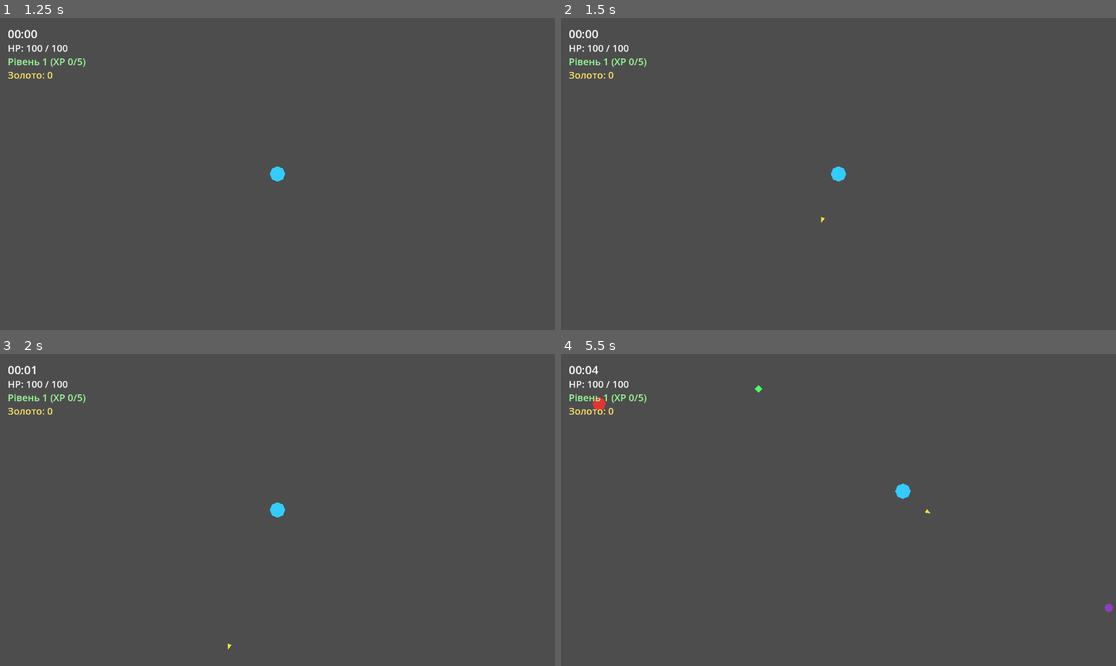
Above: before the commit, frames 1-4 (two rows, left to right).
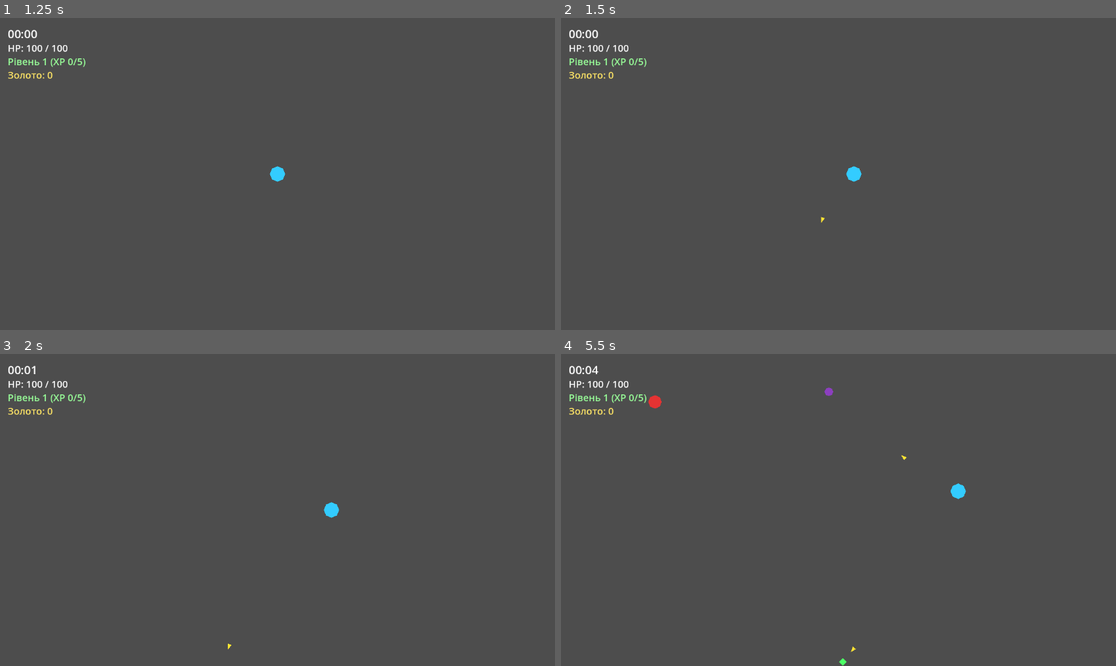
Above: after the commit, the same moments.

Repository: dmytro-matviiv/Run-horde
Game: Godot game, scene res://scenes/main.tscn
Same seed, same stepped clock (60 frames per second), same inputs: the game is played once before the commit and once after it.
Inputs (mouse positions are in pixels of both pictures, inside the frame that each line leads up to):
- Up to frame 1 (1.25 s): click "Грати" at 0.5 s
- Up to frame 2 (1.5 s): tap Enter at 1.25 s; move the mouse to (960, 158) at 1.27 s; hold Right (ui_right) from 1.28 s (still down); click (960, 158) at 1.42 s
- Up to frame 3 (2 s): keep holding Right (ui_right)
- Up to frame 4 (5.5 s): release Right (ui_right) at 2 s; drag from (727, 525) to (838, 510) at 2.02 s; move the mouse to (894, 441) at 2.77 s; hold Right (ui_right) 2.78-3.5 s; drag from (810, 572) to (860, 506) at 3.52 s; move the mouse to (1005, 556) at 4.27 s; hold Left (ui_left) 4.28-5 s; drag from (672, 463) to (877, 488) at 5.02 s

Frame 1 is identical in both runs. In frame 2, 0.2% of the frame differs, in the area x 48-55%, y 47-53%; in frame 3, 0.2%; in frame 4, 0.5%, in the area x 5-100%, y 10-100%.

Commit message:
Додав керування стрілками для зручності тестування на ПК
Input.get_vector на вбудованих ui_left/right/up/down — не потребує
змін в InputMap. Працює паралельно з джойстиком від дотику/миші:
стрілки мають пріоритет, якщо натиснуті, інакше керує джойстик.

Co-Authored-By: Claude Sonnet 5 <noreply@anthropic.com>

Diff:
--- a/scenes/run/hero.gd
+++ b/scenes/run/hero.gd
@@ -163,13 +163,23 @@
 			_move_direction = Vector2.ZERO
 
 func _physics_process(delta: float) -> void:
-	velocity = _move_direction * Balance.HERO_MOVE_SPEED * _move_speed_multiplier
+	velocity = _get_move_direction() * Balance.HERO_MOVE_SPEED * _move_speed_multiplier
 	move_and_slide()
 	_process_weapon(delta)
 	_process_contact_damage()
 	_process_regen(delta)
 	_process_magnet(delta)
 	_process_aura(delta)
+
+## Стрілки — для зручного тестування на ПК, паралельно з джойстиком
+## від дотику/миші (ui_left/right/up/down — вбудовані дії Godot,
+## змінювати InputMap не треба). Якщо стрілки не натиснуті — керує
+## звичайний джойстик.
+func _get_move_direction() -> Vector2:
+	var keyboard_direction := Input.get_vector("ui_left", "ui_right", "ui_up", "ui_down")
+	if keyboard_direction != Vector2.ZERO:
+		return keyboard_direction
+	return _move_direction
 
 func _process_weapon(delta: float) -> void:
 	_weapon_cooldown_left -= delta
